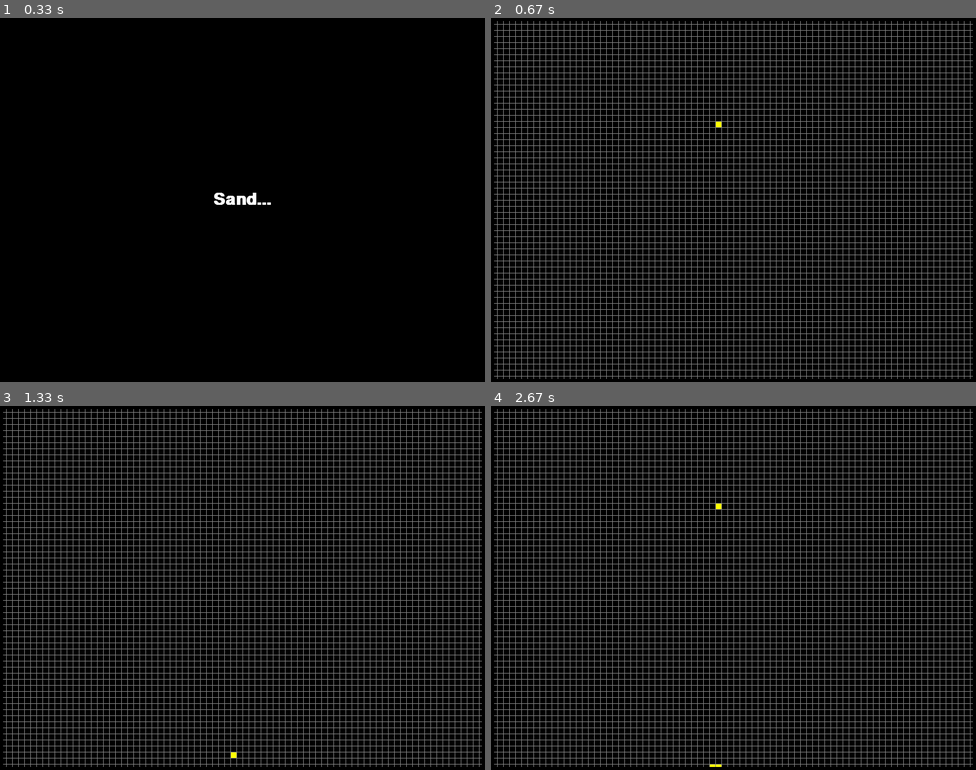
Above: before the commit, frames 1-4 (two rows, left to right).
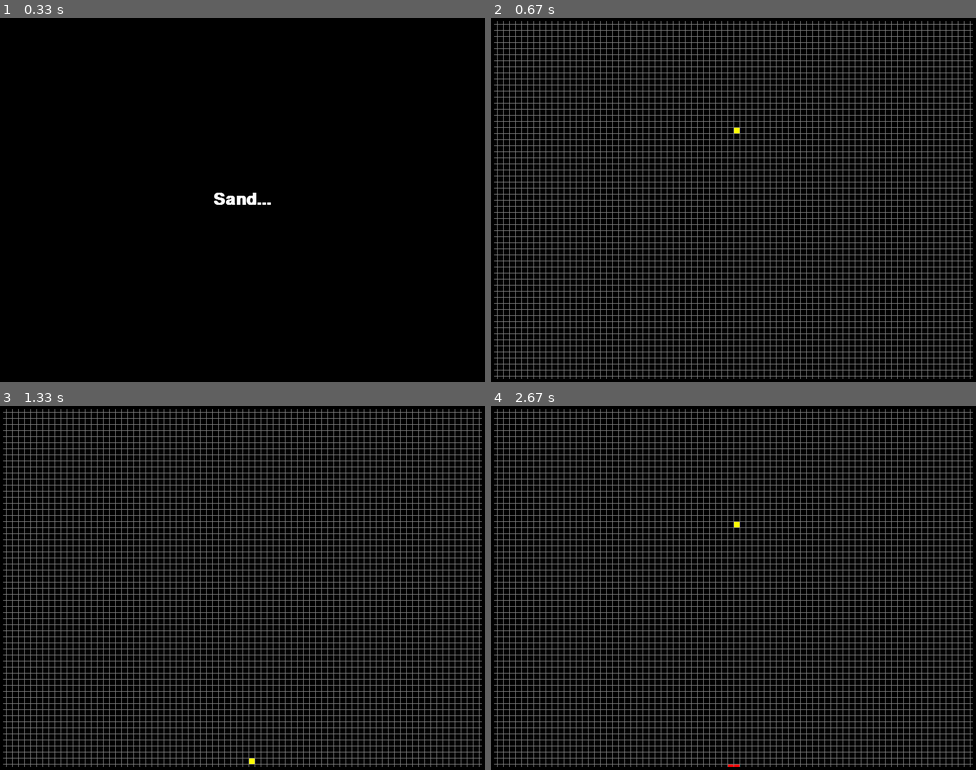
Above: after the commit, the same moments.

Repository: torresnelson/pygame
Game: pygame game, started from src/sandsimulator.py
Two runs of this game, one before a commit and one after it. Both use one fixed random seed, a clock stepped at 60 frames per second and the inputs below.
Inputs:
- Up to frame 1 (0.33 s): no input
- Up to frame 2 (0.67 s): hold Right from 0.33 s (still down)
- Up to frame 3 (1.33 s): release Right at 0.8 s; hold Right 0.83-1.3 s
- Up to frame 4 (2.67 s): hold Left 1.33-1.87 s; hold Down 1.9-2.2 s; hold Left 2.23-2.63 s

Frame 1 is identical in both runs. In frame 2, less than 0.1% of the frame differs, in the area x 46-52%, y 28-32%; in frame 3, less than 0.1%; in frame 4, less than 0.1%, in the area x 45-52%, y 26-100%.

Commit message:
minor changes, pending the sand flow

Diff:
--- a/src/sandsimulator.py
+++ b/src/sandsimulator.py
@@ -1,7 +1,5 @@
 import pygame
 import random
-
-pygame.font.init()
 
 # GLOBALS VARS
 s_width = 800
@@ -13,17 +11,10 @@
 columns = 800 // 10
 
 top_left_x = (s_width - play_width)
-#top_left_x = (s_width - play_width) // 2 // 2
 top_left_y = (s_height - play_height)
-#top_left_y = (s_height - play_height) // 2 // 3
-
-
-# SAND FORMAT
-S = ['...',
-     '.0.',
-     '...']
-
-sand = S
+
+# SAND GRAIN FORMAT
+sand = ['0']
 
 sand_color = (255, 255, 0)
 black = (0,0,0)
@@ -34,7 +25,7 @@
     def __init__(self, column, row):
         self.x = column
         self.y = row
-        self.shape = sand
+        self.grain = sand
         self.color = sand_color
 
 def create_grid(locked_positions={}):
@@ -49,7 +40,7 @@
 
 def convert_sand_format(sand):
     positions = []
-    format = sand.shape
+    format = sand.grain
 
     for i, line in enumerate(format):
         row = list(line)
@@ -58,7 +49,7 @@
                 positions.append((sand.x + j, sand.y + i))
 
     for i, pos in enumerate(positions):
-        positions[i] = (pos[0] - 4, pos[1] - 2)
+        positions[i] = (pos[0], pos[1])
 
     return positions
 
@@ -66,11 +57,14 @@
 def valid_space(sand, grid):
     accepted_positions = [[(j, i) for j in range(columns) if grid[i][j] == black] for i in range(rows)]
     accepted_positions = [j for sub in accepted_positions for j in sub]
+
     formatted = convert_sand_format(sand)
+
     for pos in formatted:
         if pos not in accepted_positions:
             if pos[1] > -1:
                 return False
+
     return True
 
 
@@ -84,6 +78,8 @@
 
 def get_grain():
     return Piece(columns//2, 0)
+
+pygame.font.init()
 
 def draw_text_middle(text, size, color, surface):
     font = pygame.font.SysFont('comicsans', size, bold=True)
@@ -100,7 +96,6 @@
         for j in range(col):
             pygame.draw.line(surface, (128,128,128), (sx + j*block_size, sy), (sx + j*block_size, sy + play_height))  # vertical lines
 
-
 def draw_window(surface):
     surface.fill(black)
 
@@ -128,7 +123,6 @@
     while run:
         fall_speed = 1
 
-
         grid = create_grid(locked_positions)
         fall_time += clock.get_rawtime()
         clock.tick()
@@ -138,6 +132,8 @@
         if fall_time >= fall_speed:
             fall_time = 0
             current_grain.y += 1
+            # if (valid_space(current_grain, grid)):
+
             if not (valid_space(current_grain, grid)) and current_grain.y > 0:
                 current_grain.y -= 1
                 change_grain = True
@@ -160,7 +156,7 @@
                         current_grain.x -= 1
 
                 if event.key == pygame.K_DOWN:
-                    # move shape down
+                    # move grain down
                     current_grain.y += 1
                     if not valid_space(current_grain, grid):
                         current_grain.y -= 1
@@ -179,11 +175,12 @@
             if y > -1:
                 grid[y][x] = current_grain.color
 
-        # IF PIECE HIT GROUND
+
+        # IF PIECE HIT GROUND or another sand grain
         if change_grain:
             for pos in grain_pos:
                 p = (pos[0], pos[1])
-                locked_positions[p] = current_grain.color
+                locked_positions[p] = red #current_grain.color
             current_grain = next_grain
             next_grain = get_grain()
             change_grain = False
Not shown, changed: README.md
